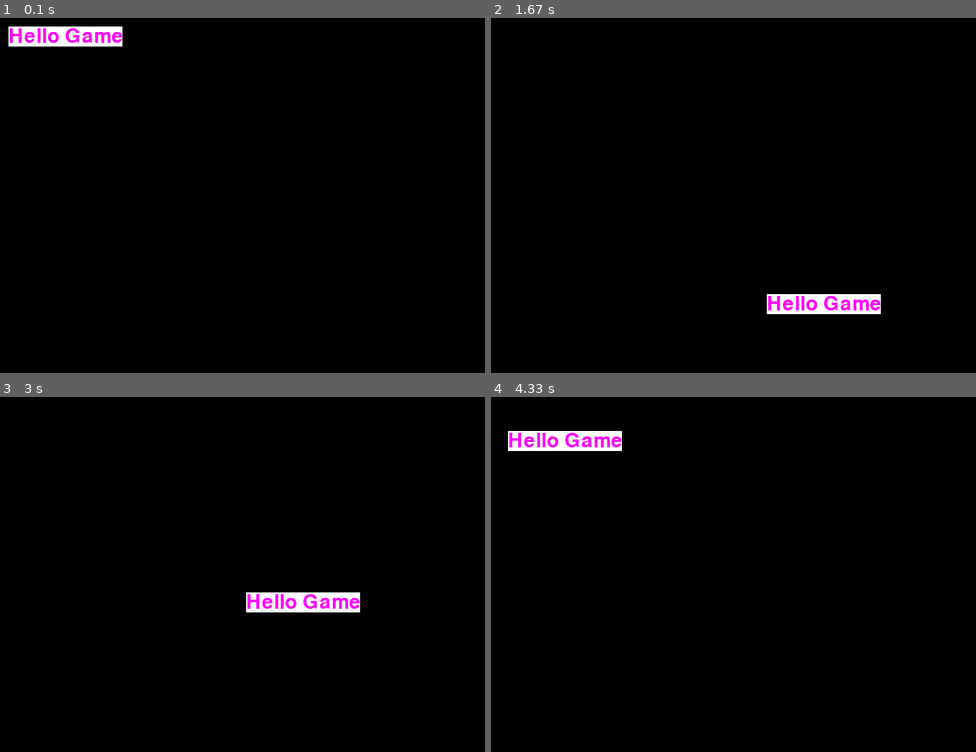
Above: before the commit, frames 1-4 (two rows, left to right).
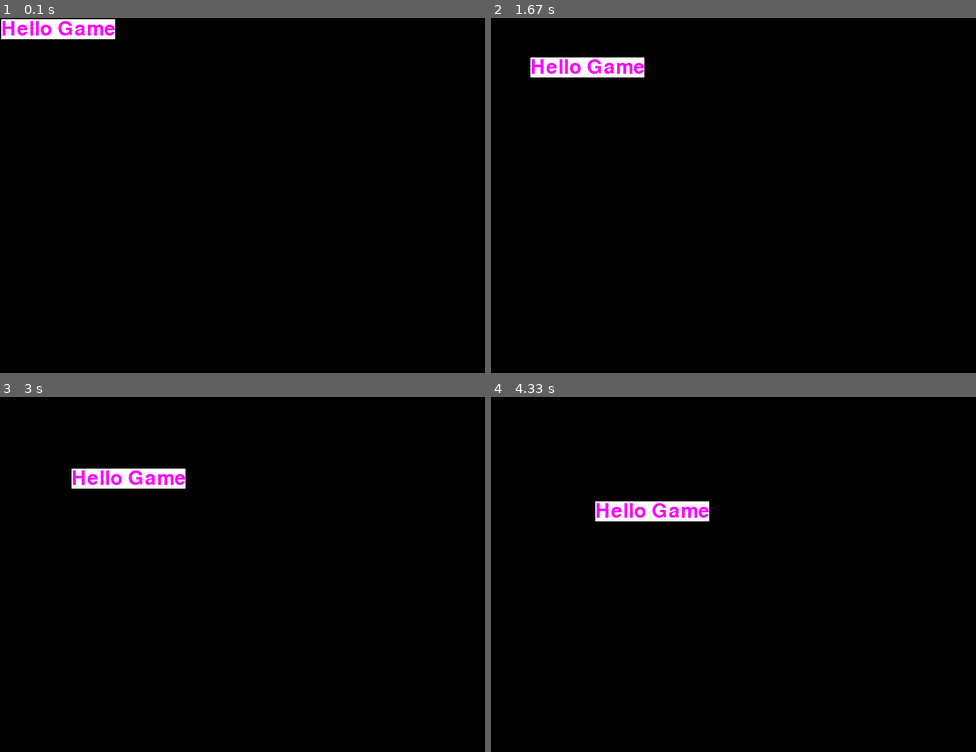
Above: after the commit, the same moments.

Repository: moseswambui/Pygames-with-python-3-OOP
Game: pygame game, started from basic/hello.py
The game is run twice, just before and just after one commit, with the same random seed, the same clock (stepped at 60 frames per second) and the same inputs.
Inputs:
- Up to frame 1 (0.1 s): no input
- Up to frame 2 (1.67 s): no input
- Up to frame 3 (3 s): no input
- Up to frame 4 (4.33 s): no input

The runs differ from the first frame. In frame 1, 1.5% of the frame differs, in the area x 0-26%, y 0-9%; in frame 2, 2.7%, in the area x 8-81%, y 11-84%; in frame 3, 2.7%; in frame 4, 2.7%.

Commit message:
End of pygame basics

Diff:
--- a/basic/hello.py
+++ b/basic/hello.py
@@ -2,6 +2,7 @@
 import pygame
 
 pygame.init()
+pygame.mixer.init()
 
 windowSize = (800, 600)
 screen = pygame.display.set_mode(windowSize)
@@ -9,6 +10,8 @@
 hello_game = myriadProFont.render('Hello Game', 1, (255,0,255), (255,255,255))
 
 hello_game_size = hello_game.get_size()
+sound = pygame.mixer.Sound('music.m4a')
+
 
 x,y = 0,0
 DIRECTION_X, DIRECTION_Y = 1, 1
@@ -20,13 +23,17 @@
 
     screen.fill((0,0,0))
     screen.blit(hello_game, (x,y))
-    x += 7 * DIRECTION_X
-    y += 7 * DIRECTION_Y
+    x += 1 * DIRECTION_X
+    y += 1 * DIRECTION_Y
 
     if x + hello_game_size [0] > 800 or x <= 0:
         DIRECTION_X *= -1
+        sound.stop()
+        sound.play()
 
     if y + hello_game_size [1] > 600 or y <= 0:
         DIRECTION_Y *= -1
+        sound.stop()
+        sound.play()
 
     pygame.display.update()
--- /dev/null
+++ b/basic/imageProcessing.py
@@ -0,0 +1,47 @@
+import sys
+import pygame
+
+pygame.init() # INITIALIZE PYGAME MODULES AND DEPENDANCIES
+pygame.mixer.init()
+
+windowSize = (800, 600)
+screen = pygame.display.set_mode(windowSize)
+
+myImage =pygame.image.load('image.jpg')
+
+imageSize = myImage.get_size()
+
+sound = pygame.mixer.Sound('aud.mp3')
+
+pygame.mouse.set_visible(0) # HIDE THE MOUSE-POINTER INSIDE SCREEN
+
+x,y = 0,0
+DIRECTION_X, DIRECTION_Y = 1, 1
+clock = pygame.time.Clock()
+while 1:
+    clock.tick(40)
+    for event in pygame.event.get():
+        if event.type == pygame.QUIT: sys.exit()
+
+
+
+    screen.fill((0,0,0))
+    screen.blit(myImage, (x,y))
+
+    mousePosition = pygame.mouse.get_pos()
+    x, y = mousePosition
+    #print(mousePosition)
+    #x += 2 * DIRECTION_X
+    #y += 2 * DIRECTION_Y
+
+    if x + imageSize[0] > 800:
+        x = 800 - imageSize[0]
+        sound.stop()
+        sound.play()
+
+    if y + imageSize[1] > 600:
+        y = 600 - imageSize[1]
+        sound.stop()
+        sound.play()
+
+    pygame.display.update()
--- /dev/null
+++ b/basic/keyInput.py
@@ -0,0 +1,54 @@
+import sys
+import pygame
+
+pygame.init() # INITIALIZE PYGAME MODULES AND DEPENDANCIES
+pygame.mixer.init()
+
+windowSize = (800, 600)
+screen = pygame.display.set_mode(windowSize)
+
+myImage =pygame.image.load('image.jpg')
+
+imageSize = myImage.get_size()
+
+sound = pygame.mixer.Sound('aud.mp3')
+
+pygame.mouse.set_visible(0) # HIDE THE MOUSE-POINTER INSIDE SCREEN
+
+x,y = 0,0
+DIRECTION_X, DIRECTION_Y = 1, 1
+clock = pygame.time.Clock()
+while 1:
+    clock.tick(40)
+    for event in pygame.event.get():
+        if event.type == pygame.QUIT: sys.exit()
+
+        if event.type == pygame.KEYDOWN:
+            if event.key == pygame.K_RIGHT:
+                x += 5
+
+            if event.type == pygame.K_LEFT:
+                x -= 5
+
+            if event.key == pygame.K_DOWN:
+                y += 5
+
+            if event.type == pygame.K_UP:
+                y -= 5
+
+
+
+    screen.fill((0,0,0))
+    screen.blit(myImage, (x,y))
+
+
+
+    if x + imageSize[0] > 800:
+        x = 800 - imageSize[0]
+        sound.play()
+
+    if y + imageSize[1] > 600:
+        y = 600 - imageSize[1]
+        sound.play()
+
+    pygame.display.update()
Binary file added: basic/image.jpg
Not shown, added: basic/aud.mp3
Not shown, added: basic/music.m4a
